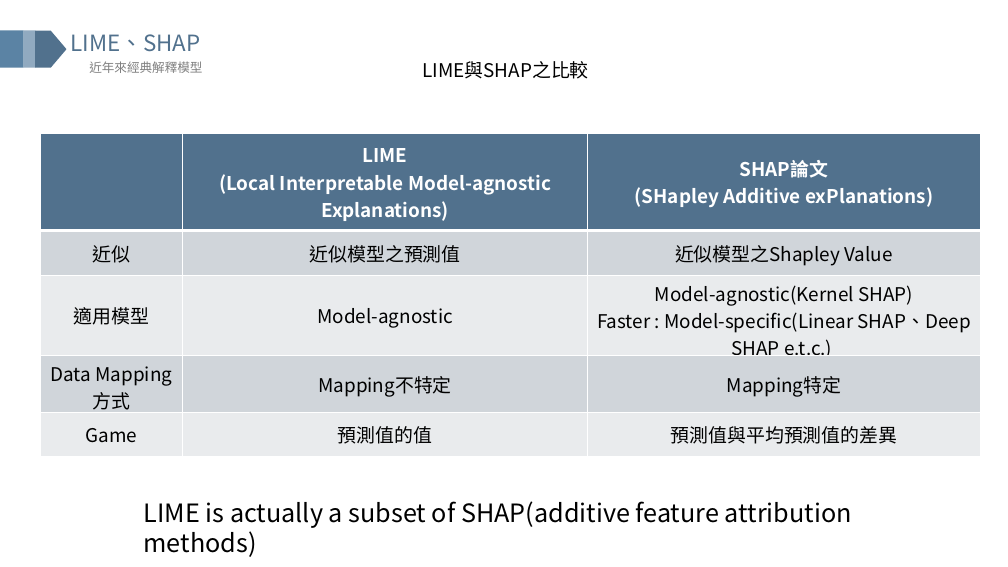
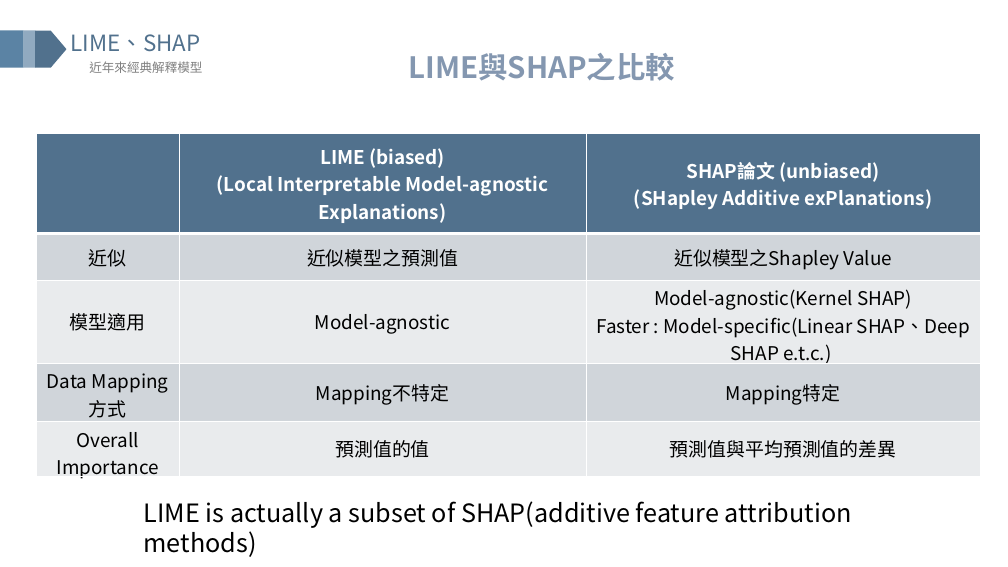
Before and after one commit to GISH123/Cathay-Holdings-CIP-Projects-for-Interpretable-Machine-Learning, a slide deck: slide 24 of IML(version 4,detailed,no anim).pptx (slide 25 before the commit). Drawn at 1008x567 pixels with LibreOffice and Linux fonts; fonts in the diff are those of the drawing. Boxes give left, top, right and bottom in pixels: in the first picture for what was removed or moved away, otherwise in the second. Text is boxed around its words. In the diff, an @@ line names an element or a change of style, - is before the commit and + after.

```diff
--- a/IML(version 4,detailed,no anim).pptx
+++ b/IML(version 4,detailed,no anim).pptx
@@ text "LIME與SHAP之比較": place and size @@
-text "LIME與SHAP之比較" at bbox=[422, 61, 588, 79]
+text "LIME與SHAP之比較" at bbox=[409, 53, 675, 81]
@@ text "LIME與SHAP之比較" at bbox=[409, 53, 675, 81]: size 18 to 28 pt, text colour #000000 to #8497B0, bold on @@
@@ table at bbox=[36, 134, 980, 483] @@
-row 1, column 2: LIME / (Local Interpretable Model-agnostic Explanations)
+row 1, column 2: LIME (biased) / (Local Interpretable Model-agnostic Explanations)
-row 1, column 3: SHAP論文 / (SHapley Additive exPlanations)
+row 1, column 3: SHAP論文 (unbiased) / (SHapley Additive exPlanations)
-row 3, column 1: 適用模型
+row 3, column 1: 模型適用
-row 5, column 1: Game
+row 5, column 1: Overall Importance
@@ table: place and size @@
-table at bbox=[40, 134, 980, 457]
+table at bbox=[36, 134, 980, 483]
```
Also in this commit, not shown: 40 other slides changed, 2 slides added.
